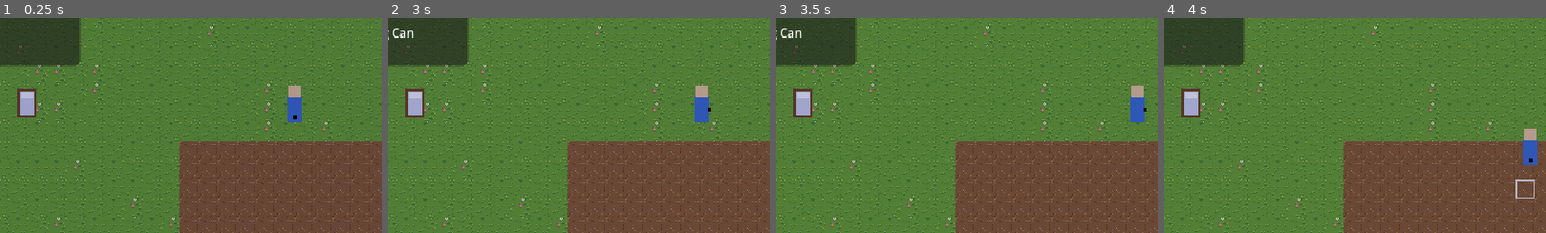
Above: before the commit, frames 1-4 (left to right).
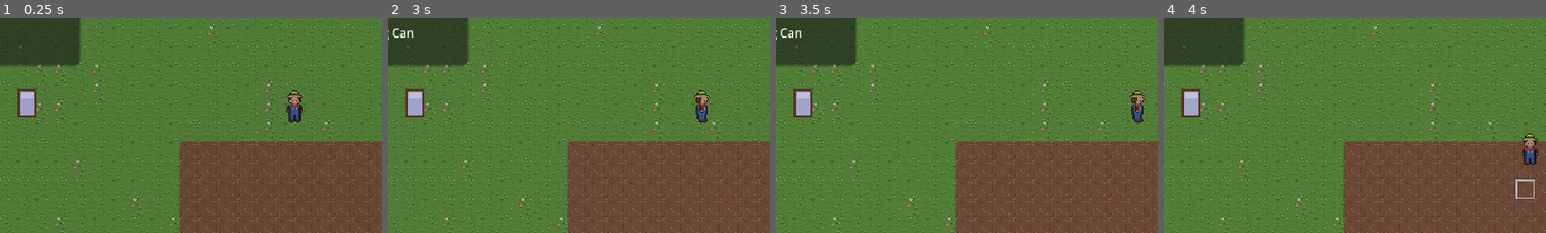
Above: after the commit, the same moments.

Repository: AraticusGaming/MBOA
Game: Godot game, scene res://scenes/main/main.tscn
Same seed, same stepped clock (60 frames per second), same inputs: the game is played once before the commit and once after it.
Inputs (mouse positions are % of the whole screen's width and height, from its top left):
- Up to frame 1 (0.25 s): no input
- Up to frame 2 (3 s): click "1 Hoe" at 0.5 s; click "2 Seeds" at 1.25 s; click "3 Water" at 2 s; tap Enter at 2.75 s; move the mouse to (72, 45) at 2.77 s; hold D (move_right) from 2.78 s (still down); hold E (interact) from 2.78 s (still down); click (72, 45) at 2.92 s
- Up to frame 3 (3.5 s): keep holding D (move_right); keep holding E (interact)
- Up to frame 4 (4 s): move the mouse to (30, 55) at 3.52 s; release D (move_right) at 3.53 s; release E (interact) at 3.53 s; hold S (move_down) from 3.53 s (still down); tap 1 (tool_1) at 3.6 s
The pictures show only the part of the screen within x 12-62%, y 11-61%; the shares and areas given below are measured in that part.

The runs differ from the first frame. In frame 1, 0.6% of the frame differs, in the area x 75-80%, y 31-49%; in frame 2, 0.6%; in frame 3, 0.6%; in frame 4, 0.6%.

Commit message:
Animate player with player_base sprite sheet
AnimatedSprite2D (offset 0,-16 so feet sit on the origin per ART_NOTES)
plays idle_/walk_ animations for the facing direction; tired state tints the
sprite (placeholder). Placeholder rect drawing remains as a fallback.

Diff:
--- a/scenes/world/player.tscn
+++ b/scenes/world/player.tscn
@@ -1,6 +1,7 @@
-[gd_scene load_steps=3 format=3]
+[gd_scene load_steps=4 format=3]
 
 [ext_resource type="Script" path="res://scripts/farm/player.gd" id="1_player"]
+[ext_resource type="SpriteFrames" path="res://resources/player_frames.tres" id="2_frames"]
 
 [sub_resource type="RectangleShape2D" id="RectangleShape2D_feet"]
 size = Vector2(10, 6)
@@ -9,6 +10,12 @@
 motion_mode = 1
 script = ExtResource("1_player")
 
+[node name="Sprite" type="AnimatedSprite2D" parent="."]
+sprite_frames = ExtResource("2_frames")
+animation = &"idle_down"
+autoplay = "idle_down"
+offset = Vector2(0, -16)
+
 [node name="CollisionShape2D" type="CollisionShape2D" parent="."]
 position = Vector2(0, -3)
 shape = SubResource("RectangleShape2D_feet")
--- a/scripts/farm/player.gd
+++ b/scripts/farm/player.gd
@@ -2,7 +2,10 @@
 extends CharacterBody2D
 ## Top-down farmer. 4-direction movement, tool selection and interaction with
 ## the faced cell (or a tapped/clicked nearby cell for mouse/touch).
-## Placeholder art: a 16x32 rectangle with origin at the feet (bottom-center).
+## Origin is at the feet (bottom-center). Art: child AnimatedSprite2D "Sprite"
+## using resources/player_frames.tres (animations idle_/walk_ + down/left/
+## right/up), offset (0, -16) per assets/ART_NOTES.md so the 16x32 frame's
+## bottom row sits on the origin. Without a Sprite it draws a placeholder rect.
 
 signal tool_changed(tool: int)
 
@@ -16,6 +19,9 @@
 ## Max cell distance (Chebyshev) for tap/click actions.
 @export var tap_reach_cells: int = 1
 
+## Sprite tint while tired (PLACEHOLDER feedback until there is tired art).
+@export var tired_sprite_tint: Color = Color(0.82, 0.82, 1.0)
+
 @export_group("Placeholder colors")
 @export var color_body: Color = Color(0.25, 0.45, 0.85)
 @export var color_head: Color = Color(0.95, 0.8, 0.65)
@@ -25,11 +31,21 @@
 var current_tool: int = FarmTools.Tool.HOE
 var farm_grid: FarmGrid
 var clock: GameClock
+var sprite: AnimatedSprite2D
+var is_moving: bool = false
 var _nearby_beds: Array[Node] = []
+
+const DIRECTION_NAMES := {
+	Vector2i.DOWN: "down",
+	Vector2i.LEFT: "left",
+	Vector2i.RIGHT: "right",
+	Vector2i.UP: "up",
+}
 
 
 func _ready() -> void:
 	add_to_group(&"player")
+	sprite = get_node_or_null(^"Sprite") as AnimatedSprite2D
 	if farm_grid == null and not farm_grid_path.is_empty():
 		farm_grid = get_node_or_null(farm_grid_path) as FarmGrid
 	if clock == null:
@@ -43,11 +59,14 @@
 	if dir != Vector2.ZERO:
 		facing = Vector2i(dir)
 	velocity = dir * get_current_speed()
+	is_moving = dir != Vector2.ZERO
 	move_and_slide()
 	global_position = global_position.clamp(world_bounds.position, world_bounds.end)
 	if farm_grid:
 		farm_grid.set_highlight(get_target_cell())
-	queue_redraw()
+	update_animation()
+	if sprite == null:
+		queue_redraw()
 
 
 func _unhandled_input(event: InputEvent) -> void:
@@ -69,6 +88,24 @@
 
 
 # --- Public API -------------------------------------------------------------
+
+## Animation name for the current facing/movement, e.g. "walk_left".
+func get_animation_name() -> StringName:
+	return StringName("%s_%s" % ["walk" if is_moving else "idle",
+		DIRECTION_NAMES.get(facing, "down")])
+
+
+func update_animation() -> void:
+	if sprite == null or sprite.sprite_frames == null:
+		return
+	var anim := get_animation_name()
+	if sprite.animation != anim and sprite.sprite_frames.has_animation(anim):
+		sprite.play(anim)
+	elif not sprite.is_playing():
+		sprite.play()
+	var tired := clock != null and clock.is_tired
+	sprite.self_modulate = tired_sprite_tint if tired else Color.WHITE
+
 
 func get_current_speed() -> float:
 	var tired := clock != null and clock.is_tired
@@ -147,6 +184,8 @@
 
 
 func _draw() -> void:
+	if sprite != null:
+		return
 	var tired := clock != null and clock.is_tired
 	draw_rect(Rect2(-6, -22, 12, 22), color_tired if tired else color_body)
 	draw_rect(Rect2(-5, -31, 10, 10), color_head)
